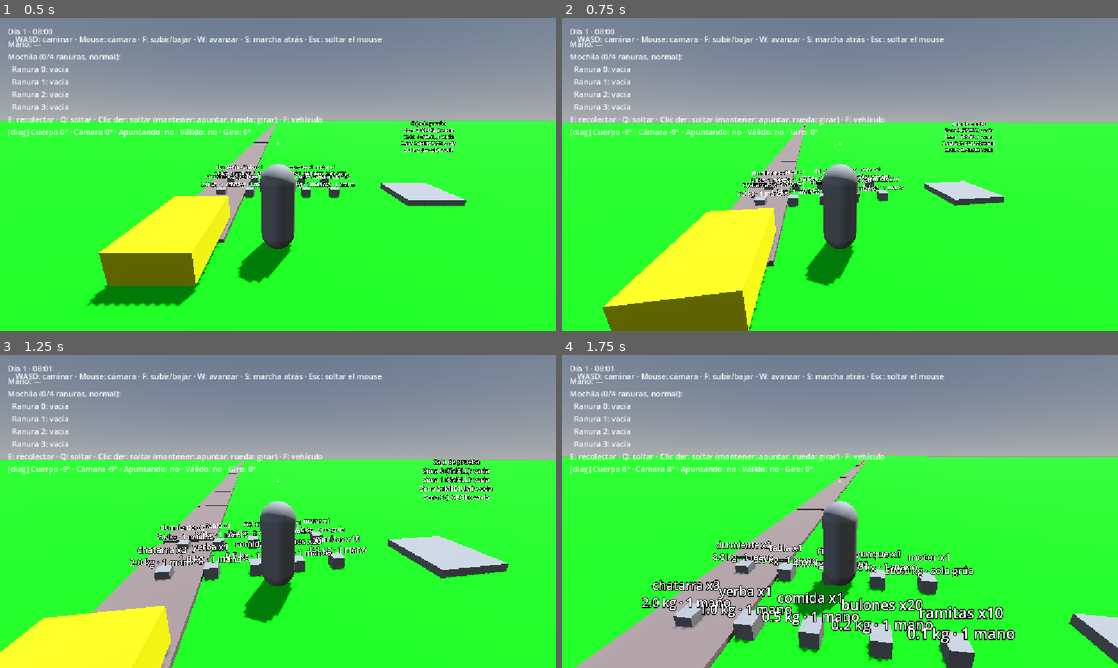
Above: before the commit, frames 1-4 (two rows, left to right).
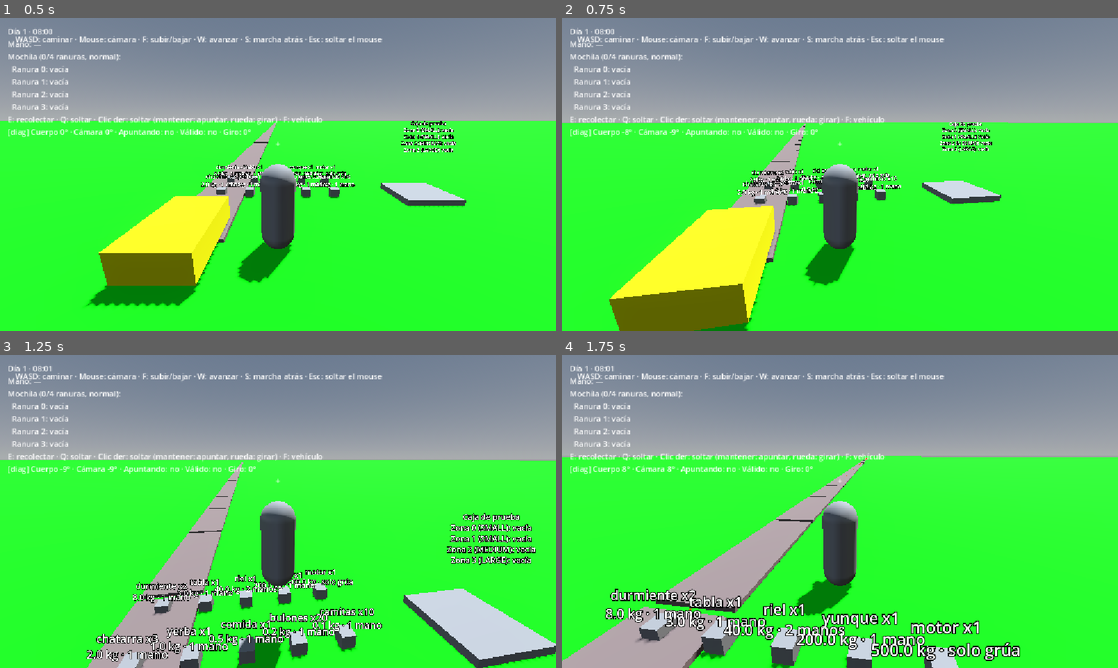
Above: after the commit, the same moments.

Repository: AngelitoPereyra/Kilometro-Cero
Game: Godot game, scene res://scenes/tests/test_grab.tscn
Same seed, same stepped clock (60 frames per second), same inputs: the game is played once before the commit and once after it. The project has no main scene, so this scene is started directly.
Inputs (mouse positions are in pixels of both pictures, inside the frame that each line leads up to):
- Up to frame 1 (0.5 s): no input
- Up to frame 2 (0.75 s): move the mouse to (867, 174) at 0.52 s; hold W (move_forward) from 0.53 s (still down); hold Shift (sprint, bound only after the commit) from 0.53 s (still down); tap Ctrl (crouch, bound only after the commit) at 0.6 s
- Up to frame 3 (1.25 s): keep holding W (move_forward); keep holding Shift (sprint, bound only after the commit); tap Space (jump, bound only after the commit) at 0.77, 1.07 s
- Up to frame 4 (1.75 s): keep holding W (move_forward); move the mouse to (812, 511) at 1.27 s; release Shift (sprint, bound only after the commit) at 1.28 s; tap Shift (sprint, bound only after the commit) at 1.35 s; tap Space (jump, bound only after the commit) at 1.52 s; tap C at 1.55 s

Frame 1 is identical in both runs. In frame 2, 3.1% of the frame differs, in the area x 7-80%, y 33-100%; in frame 3, 21%, in the area x 0-100%, y 33-100%; in frame 4, 15%.

Commit message:
Tarea 50: correr, saltar y agacharse (D91)

Diff:
--- a/kilometro-cero/project.godot
+++ b/kilometro-cero/project.godot
@@ -83,6 +83,21 @@
 "events": [Object(InputEventKey,"resource_local_to_scene":false,"resource_name":"","device":16,"window_id":0,"alt_press …(190 unchanged characters)…
 ]
 }
+sprint={
+"deadzone": 0.5,
+"events": [Object(InputEventKey,"resource_local_to_scene":false,"resource_name":"","device":16,"window_id":0,"alt_pressed":false,"shift_pressed":false,"ctrl_pressed":false,"meta_pressed":false,"pressed":false,"keycode":0,"physical_keycode":4194325,"key_label":0,"unicode":0,"location":0,"echo":false,"script":null)
+]
+}
+jump={
+"deadzone": 0.5,
+"events": [Object(InputEventKey,"resource_local_to_scene":false,"resource_name":"","device":16,"window_id":0,"alt_pressed":false,"shift_pressed":false,"ctrl_pressed":false,"meta_pressed":false,"pressed":false,"keycode":0,"physical_keycode":32,"key_label":0,"unicode":0,"location":0,"echo":false,"script":null)
+]
+}
+crouch={
+"deadzone": 0.5,
+"events": [Object(InputEventKey,"resource_local_to_scene":false,"resource_name":"","device":16,"window_id":0,"alt_pressed":false,"shift_pressed":false,"ctrl_pressed":false,"meta_pressed":false,"pressed":false,"keycode":0,"physical_keycode":4194326,"key_label":0,"unicode":0,"location":0,"echo":false,"script":null)
+]
+}
 
 [layer_names]
 
--- /dev/null
+++ b/kilometro-cero/scenes/tests/test_movement.gd
@@ -0,0 +1,137 @@
+extends Node3D
+## Prueba de la tarea 50: correr, saltar, agacharse y caminar hacia atrás (D91).
+## Supone el piso arriba en y = 0 y un techo bajo (abajo en y = 1,3) centrado en x = 10.
+## Después de las pruebas se puede jugar: WASD, Shift, Espacio, Ctrl y mouse.
+
+const CONTROLES: String = "WASD: caminar · Shift: correr · Espacio: saltar · Ctrl: agacharse · Mouse: cámara · Esc: soltar el mouse\nEl techo bajo está a la derecha del inicio: pasá agachado y soltá Ctrl abajo."
+const INICIO: Vector3 = Vector3(0.0, 0.0, 0.0)
+const BAJO_TECHO: Vector3 = Vector3(10.0, 0.0, 0.0)
+const MAX_CUADROS: int = 120
+
+@onready var _player: Player = $Player
+@onready var _hud: Label = $Hud/Label
+
+var _fallos: int = 0
+
+
+func _ready() -> void:
+	_hud.text = CONTROLES
+	_probar_calculos()
+	_probar_velocidades()
+	await _probar_salto()
+	await _probar_agacharse()
+
+	if _fallos == 0:
+		print("Movimiento: todas las comprobaciones pasaron.")
+	else:
+		push_error("Movimiento: fallaron %d comprobaciones." % _fallos)
+
+	# Dejamos todo como al principio para poder jugar.
+	_player.set_crouching(false)
+	_player.controls_enabled = true
+	_player.global_position = INICIO
+	_player.velocity = Vector3.ZERO
+
+
+func _probar_calculos() -> void:
+	_comprobar(Player.is_backwards(Vector2(0.0, 1.0)), "S es hacia atrás")
+	_comprobar(Player.is_backwards(Vector2(-0.7, 0.7)), "Atrás en diagonal también es hacia atrás")
+	_comprobar(not Player.is_backwards(Vector2(0.0, -1.0)), "W no es hacia atrás")
+	_comprobar(not Player.is_backwards(Vector2(1.0, 0.0)), "D (de costado) no es hacia atrás")
+
+	var atras: Vector3 = Player.body_direction(Vector2(0.0, 1.0), 0.0)
+	_comprobar(atras.is_equal_approx(Vector3(0.0, 0.0, -1.0)), "Caminando hacia atrás el cuerpo sigue mirando adelante (-Z)")
+	var atras_izquierda: Vector3 = Player.body_direction(Vector2(-1.0, 1.0), 0.0)
+	_comprobar(atras_izquierda.is_equal_approx(Vector3(1.0, 0.0, -1.0)), "Atrás a la izquierda: el cuerpo mira adelante a la derecha")
+	var adelante: Vector3 = Player.body_direction(Vector2(0.0, -1.0), 0.0)
+	_comprobar(adelante.is_equal_approx(Vector3(0.0, 0.0, -1.0)), "Hacia adelante el cuerpo mira hacia donde camina")
+	var girado: Vector3 = Player.body_direction(Vector2(0.0, 1.0), deg_to_rad(90.0))
+	_comprobar(girado.is_equal_approx(Vector3(-1.0, 0.0, 0.0)), "Con la cámara girada 90°, hacia atrás mira hacia donde mira la cámara")
+
+
+func _probar_velocidades() -> void:
+	_player.set_crouching(false)
+	_comprobar(is_equal_approx(_player.get_move_speed(false, false), _player.walk_speed), "Sin Shift camina a walk_speed")
+	_comprobar(is_equal_approx(_player.get_move_speed(true, false), _player.sprint_speed), "Con Shift corre a sprint_speed")
+	_comprobar(_player.sprint_speed > _player.walk_speed, "Correr es más rápido que caminar")
+	var hacia_atras: float = _player.walk_speed * _player.backwards_speed_factor
+	_comprobar(is_equal_approx(_player.get_move_speed(true, true), hacia_atras), "Hacia atrás no se corre aunque se mantenga Shift")
+	_player.set_crouching(true)
+	_comprobar(is_equal_approx(_player.get_move_speed(true, false), _player.crouch_speed), "Agachado va a crouch_speed aunque se mantenga Shift")
+	_player.set_crouching(false)
+
+
+func _probar_salto() -> void:
+	_player.global_position = INICIO
+	_player.velocity = Vector3.ZERO
+	_comprobar(await _esperar(func() -> bool: return _player.is_on_floor()), "El jugador apoya en el piso")
+
+	_player.controls_enabled = false
+	_comprobar(not _player.jump(), "Con los controles apagados no salta")
+	_player.controls_enabled = true
+
+	_comprobar(_player.jump(), "En el piso salta")
+	_comprobar(_player.velocity.y > 0.0, "Al saltar la velocidad vertical es hacia arriba")
+	var altura_max: float = 0.0
+	var en_el_aire: bool = false
+	var probo_doble_salto: bool = false
+	for i: int in MAX_CUADROS:
+		await get_tree().physics_frame
+		altura_max = maxf(altura_max, _player.global_position.y)
+		if not _player.is_on_floor():
+			en_el_aire = true
+			if not probo_doble_salto:
+				probo_doble_salto = true
+				_comprobar(not _player.jump(), "En el aire no vuelve a saltar")
+		elif en_el_aire:
+			break
+	_comprobar(altura_max > 0.5, "Sube más de medio metro (subió %.2f m)" % altura_max)
+	_comprobar(_player.is_on_floor(), "Vuelve a caer al piso")
+
+
+func _probar_agacharse() -> void:
+	var parado: float = _altura_capsula()
+	_comprobar(_player.set_crouching(true), "Se puede agachar")
+	_comprobar(_player.crouching, "Queda agachado")
+	_comprobar(is_equal_approx(_altura_capsula(), _player.crouch_height), "Agachado, la cápsula mide crouch_height")
+	_comprobar(_altura_capsula() < parado, "Agachado es más bajo que parado")
+	_comprobar(_player.set_crouching(false), "Sin techo se puede parar")
+	_comprobar(is_equal_approx(_altura_capsula(), parado), "Parado vuelve a la altura original")
+
+	# Debajo del techo bajo: agachado entra, parado no.
+	_player.set_crouching(true)
+	_player.global_position = BAJO_TECHO
+	_player.velocity = Vector3.ZERO
+	await _esperar(func() -> bool: return _player.is_on_floor())
+	_comprobar(not _player.can_stand(), "Debajo del techo no hay lugar para pararse")
+	_comprobar(not _player.set_crouching(false), "Debajo del techo no se para")
+	_comprobar(not _player.jump(), "Agachado debajo del techo no salta")
+	for i: int in 5:
+		await get_tree().physics_frame
+	_comprobar(_player.crouching, "Sigue agachado mientras tenga el techo encima")
+
+	# Al salir de abajo del techo se para solo, porque ya no se pide agacharse.
+	_player.global_position = INICIO
+	_comprobar(await _esperar(func() -> bool: return not _player.crouching), "Al salir de abajo del techo se para solo")
+
+
+# Espera cuadros de física hasta que la condición se cumpla (o MAX_CUADROS).
+func _esperar(condicion: Callable) -> bool:
+	for i: int in MAX_CUADROS:
+		if condicion.call():
+			return true
+		await get_tree().physics_frame
+	return condicion.call()
+
+
+func _altura_capsula() -> float:
+	var forma := _player.get_node("CollisionShape3D").shape as CapsuleShape3D
+	return forma.height if forma != null else 0.0
+
+
+func _comprobar(condicion: bool, descripcion: String) -> void:
+	if condicion:
+		print("OK: ", descripcion)
+	else:
+		_fallos += 1
+		push_error("FALLÓ: " + descripcion)
--- /dev/null
+++ b/kilometro-cero/scenes/tests/test_movement.tscn
@@ -0,0 +1,59 @@
+[gd_scene format=3]
+
+[ext_resource type="Script" path="res://scenes/tests/test_movement.gd" id="1_tmov"]
+[ext_resource type="PackedScene" uid="uid://dwcrgtb107qxo" path="res://scenes/player/player.tscn" id="2_tmov"]
+
+[sub_resource type="StandardMaterial3D" id="StandardMaterial3D_piso"]
+albedo_color = Color(0.35, 0.6, 0.3, 1)
+
+[sub_resource type="BoxMesh" id="BoxMesh_piso"]
+size = Vector3(100, 1, 100)
+
+[sub_resource type="BoxShape3D" id="BoxShape3D_piso"]
+size = Vector3(100, 1, 100)
+
+[sub_resource type="StandardMaterial3D" id="StandardMaterial3D_techo"]
+albedo_color = Color(0.7, 0.45, 0.3, 1)
+
+[sub_resource type="BoxMesh" id="BoxMesh_techo"]
+size = Vector3(4, 0.4, 4)
+
+[sub_resource type="BoxShape3D" id="BoxShape3D_techo"]
+size = Vector3(4, 0.4, 4)
+
+[node name="TestMovement" type="Node3D"]
+script = ExtResource("1_tmov")
+
+[node name="DirectionalLight3D" type="DirectionalLight3D" parent="."]
+transform = Transform3D(-0.8660254, -0.43301278, 0.25, 0, 0.49999997, 0.86602545, -0.50000006, 0.75, -0.43301266, 0, 0, 0)
+shadow_enabled = true
+
+[node name="Ground" type="StaticBody3D" parent="."]
+transform = Transform3D(1, 0, 0, 0, 1, 0, 0, 0, 1, 0, -0.5, 0)
+
+[node name="MeshInstance3D" type="MeshInstance3D" parent="Ground"]
+material_override = SubResource("StandardMaterial3D_piso")
+mesh = SubResource("BoxMesh_piso")
+
+[node name="CollisionShape3D" type="CollisionShape3D" parent="Ground"]
+shape = SubResource("BoxShape3D_piso")
+
+[node name="LowCeiling" type="StaticBody3D" parent="."]
+transform = Transform3D(1, 0, 0, 0, 1, 0, 0, 0, 1, 10, 1.5, 0)
+
+[node name="MeshInstance3D" type="MeshInstance3D" parent="LowCeiling"]
+material_override = SubResource("StandardMaterial3D_techo")
+mesh = SubResource("BoxMesh_techo")
+
+[node name="CollisionShape3D" type="CollisionShape3D" parent="LowCeiling"]
+shape = SubResource("BoxShape3D_techo")
+
+[node name="Player" parent="." instance=ExtResource("2_tmov")]
+
+[node name="Hud" type="CanvasLayer" parent="."]
+
+[node name="Label" type="Label" parent="Hud"]
+offset_left = 16.0
+offset_top = 16.0
+offset_right = 56.0
+offset_bottom = 39.0
--- a/kilometro-cero/scripts/player/player.gd
+++ b/kilometro-cero/scripts/player/player.gd
@@ -8,10 +8,21 @@
 ## Tiene una mochila (el nodo Backpack, un Inventory de ranuras armado con `backpack_data`).
 ## Sin supervivencia ni peso (D75, D86): no hay desmayo, ni accidente al bajarse, y la
 ## carga no cambia la velocidad.
+## Movimiento (tarea 50, D91): Shift corre (sin costo), Espacio salta y Ctrl agacha
+## mientras se mantiene. Al caminar hacia atrás el cuerpo no se da vuelta: retrocede
+## mirando hacia adelante.
 
 enum State { WALKING, RIDING }
 
 @export_range(0.5, 10.0, 0.1, "suffix:m/s") var walk_speed: float = 4.0
+@export_range(0.5, 15.0, 0.1, "suffix:m/s") var sprint_speed: float = 7.0
+@export_range(0.5, 10.0, 0.1, "suffix:m/s") var crouch_speed: float = 2.0
+## Hacia atrás se camina más lento y no se corre.
+@export_range(0.1, 1.0, 0.05) var backwards_speed_factor: float = 0.7
+## Velocidad hacia arriba al saltar (con la gravedad por defecto sube unos 1,0 m).
+@export_range(1.0, 15.0, 0.1, "suffix:m/s") var jump_velocity: float = 4.5
+## Altura de la cápsula agachado. Parado se usa la de la escena.
+@export_range(0.7, 2.0, 0.05, "suffix:m") var crouch_height: float = 1.1
 @export_range(1.0, 100.0, 0.5) var acceleration: float = 25.0
 ## Qué tan rápido gira el cuerpo hacia donde camina.
 @export_range(1.0, 30.0, 0.5) var turn_speed: float = 12.0
@@ -27,11 +38,20 @@
 ## inventario abierto, D72). La física sigue: si estaba en el aire, cae igual.
 ## Lo cambia quien abre un menú, con set_controls_enabled.
 var controls_enabled: bool = true
+## Si está agachado (cápsula baja). Se cambia con set_crouching.
+var crouching: bool = false
+## Si en el último paso de física estaba corriendo. Solo lectura.
+var sprinting: bool = false
 
 var _vehicle: Vehicle
 var _camera: ThirdPersonCamera
 var _backpack: Inventory
 var _hands: Hands
+# Lo que pide el jugador. Si quiere pararse y hay un techo encima, sigue agachado
+# y se vuelve a intentar en cada paso hasta que haya lugar.
+var _wants_crouch: bool = false
+var _stand_height: float
+var _camera_height: float
 
 @onready var _visual: Node3D = $Visual
 @onready var _collision: CollisionShape3D = $CollisionShape3D
@@ -47,6 +67,20 @@
 ## Giro en Y que hace que el frente (-Z) apunte hacia `direction`.
 static func facing_yaw(direction: Vector3) -> float:
 	return atan2(-direction.x, -direction.z)
+
+
+## true si la entrada va hacia atrás respecto de la cámara (y positivo en Input.get_vector).
+static func is_backwards(input_vector: Vector2) -> bool:
+	return input_vector.y > 0.1
+
+
+## Hacia dónde tiene que mirar el cuerpo según la entrada. Hacia atrás mira al revés de
+## donde camina, así retrocede sin darse vuelta (hacia atrás y a la izquierda mira
+## adelante y a la derecha).
+static func body_direction(input_vector: Vector2, yaw: float) -> Vector3:
+	if is_backwards(input_vector):
+		return world_direction(-input_vector, yaw)
+	return world_direction(input_vector, yaw)
 
 
 ## Índice de la posición más cercana dentro de `max_distance`, o -1 si ninguna alcanza.
@@ -91,6 +125,7 @@
 		set_physics_process(false)
 		return
 	_setup_backpack()
+	_setup_crouch()
 	_hands.hands_changed.connect(_on_hands_changed)
 	_backpack.alert_changed.connect(_on_backpack_alert_changed)
 
@@ -142,9 +177,53 @@
 func get_hands() -> Hands:
 	return _hands
 
-## Velocidad de caminata actual. La carga no la cambia (D86); correr llega en la tarea 50.
+## Velocidad de caminata normal. La carga no la cambia (D86).
 func get_walk_speed() -> float:
 	return walk_speed
+
+
+## Velocidad objetivo según el modo: agachado manda sobre todo; hacia atrás no se corre.
+func get_move_speed(sprint: bool, backwards: bool) -> float:
+	if crouching:
+		return crouch_speed
+	if backwards:
+		return walk_speed * backwards_speed_factor
+	if sprint:
+		return sprint_speed
+	return walk_speed
+
+
+## Salta si está caminando, con controles y en el piso. Agachado, primero se para;
+## si hay un techo encima no salta. Devuelve si saltó.
+func jump() -> bool:
+	if state != State.WALKING or not controls_enabled or not is_on_floor():
+		return false
+	if crouching:
+		if not can_stand():
+			return false
+		_wants_crouch = false
+		_apply_crouch(false)
+	velocity.y = jump_velocity
+	return true
+
+
+## Pide agacharse o pararse. Pararse falla (devuelve false) si hay un techo encima: queda
+## agachado y se para solo en cuanto haya lugar.
+func set_crouching(value: bool) -> bool:
+	_wants_crouch = value
+	if value == crouching:
+		return true
+	if not value and not can_stand():
+		return false
+	_apply_crouch(value)
+	return true
+
+
+## true si al pararse la cápsula no chocaría con nada (por ejemplo, un techo bajo).
+func can_stand() -> bool:
+	if not crouching:
+		return true
+	return not test_move(global_transform, Vector3.UP * (_stand_height - crouch_height))
 
 
 ## Sube al vehículo más cercano al alcance. Devuelve false si no hay ninguno.
@@ -159,6 +238,10 @@
 	if index == -1:
 		return false
 	_vehicle = vehicles[index]
+	# Sentado no hay techo que choque: se para sin preguntar.
+	_wants_crouch = false
+	_apply_crouch(false)
+	sprinting = false
 	state = State.RIDING
 	velocity = Vector3.ZERO
 	# Sentado no choca con nada. Se hace diferido por si se llama dentro de un paso de física.
@@ -179,6 +262,32 @@
 		push_warning("Player no tiene una BackpackData asignada: no podrá guardar objetos.")
 		return
 	_backpack.setup(backpack_data)
+
+
+# Duplica la cápsula (el recurso es compartido por todas las instancias de la escena)
+# y guarda las alturas paradas de la cápsula y de la cámara.
+func _setup_crouch() -> void:
+	_collision.shape = _collision.shape.duplicate()
+	var capsule := _collision.shape as CapsuleShape3D
+	if capsule == null:
+		push_warning("Player: la forma de colisión no es una cápsula; agacharse no cambia la altura.")
+		_stand_height = crouch_height
+	else:
+		_stand_height = capsule.height
+	_camera_height = _camera.position.y
+
+
+# Cambia la cápsula, el cuerpo visible y la cámara. No comprueba el techo.
+func _apply_crouch(value: bool) -> void:
+	crouching = value
+	var height: float = crouch_height if value else _stand_height
+	var capsule := _collision.shape as CapsuleShape3D
+	if capsule != null:
+		capsule.height = height
+	# La cápsula se achica desde arriba: los pies quedan en el piso.
+	_collision.position.y = height / 2.0
+	_visual.scale.y = height / _stand_height
+	_camera.position.y = _camera_height - (_stand_height - height)
 
 
 # Hands no conoce al bus: el jugador es el único que avisa (D52).
@@ -205,15 +314,27 @@
 	var input_vector: Vector2 = Vector2.ZERO
 	if controls_enabled:
 		input_vector = Input.get_vector(&"move_left", &"move_right", &"move_forward", &"move_back")
+	if controls_enabled:
+		if Input.is_action_just_pressed(&"crouch"):
+			_wants_crouch = true
+		elif Input.is_action_just_released(&"crouch"):
+			_wants_crouch = false
+		if Input.is_action_just_pressed(&"jump"):
+			jump()
+	if crouching != _wants_crouch:
+		set_crouching(_wants_crouch)
+	var backwards: bool = is_backwards(input_vector)
 	var direction: Vector3 = world_direction(input_vector, _camera.yaw)
-	var target: Vector3 = direction * get_walk_speed()
+	sprinting = controls_enabled and Input.is_action_pressed(&"sprint") and not crouching and not backwards and direction.length_squared() > 0.0001
+	var target: Vector3 = direction * get_move_speed(sprinting, backwards)
 	velocity.x = move_toward(velocity.x, target.x, acceleration * delta)
 	velocity.z = move_toward(velocity.z, target.z, acceleration * delta)
 	if not is_on_floor():
 		velocity += get_gravity() * delta
 	move_and_slide()
 	if direction.length_squared() > 0.0001:
-		_visual.rotation.y = lerp_angle(_visual.rotation.y, facing_yaw(direction), minf(turn_speed * delta, 1.0))
+		var body: Vector3 = body_direction(input_vector, _camera.yaw)
+		_visual.rotation.y = lerp_angle(_visual.rotation.y, facing_yaw(body), minf(turn_speed * delta, 1.0))
 
 
 func _ride() -> void:
--- a/kilometro-cero/tools/setup_project.gd
+++ b/kilometro-cero/tools/setup_project.gd
@@ -60,6 +60,9 @@
 		&"rotate_cw": [_boton_mouse(MOUSE_BUTTON_WHEEL_UP)],
 		&"rotate_ccw": [_boton_mouse(MOUSE_BUTTON_WHEEL_DOWN)],
 		&"inventory": [_tecla(KEY_TAB), _tecla(KEY_G)],  # abrir y cerrar el inventario (D71, D72)
+		&"sprint": [_tecla(KEY_SHIFT)],      # correr mientras se mantiene, sin costo (D91)
+		&"jump": [_tecla(KEY_SPACE)],        # saltar (D91)
+		&"crouch": [_tecla(KEY_CTRL)],       # agacharse mientras se mantiene (D91)
 		# El clic izquierdo queda reservado para usar herramientas (D71).
 	}
 
Not shown, added: kilometro-cero/scenes/tests/test_movement.gd.uid
